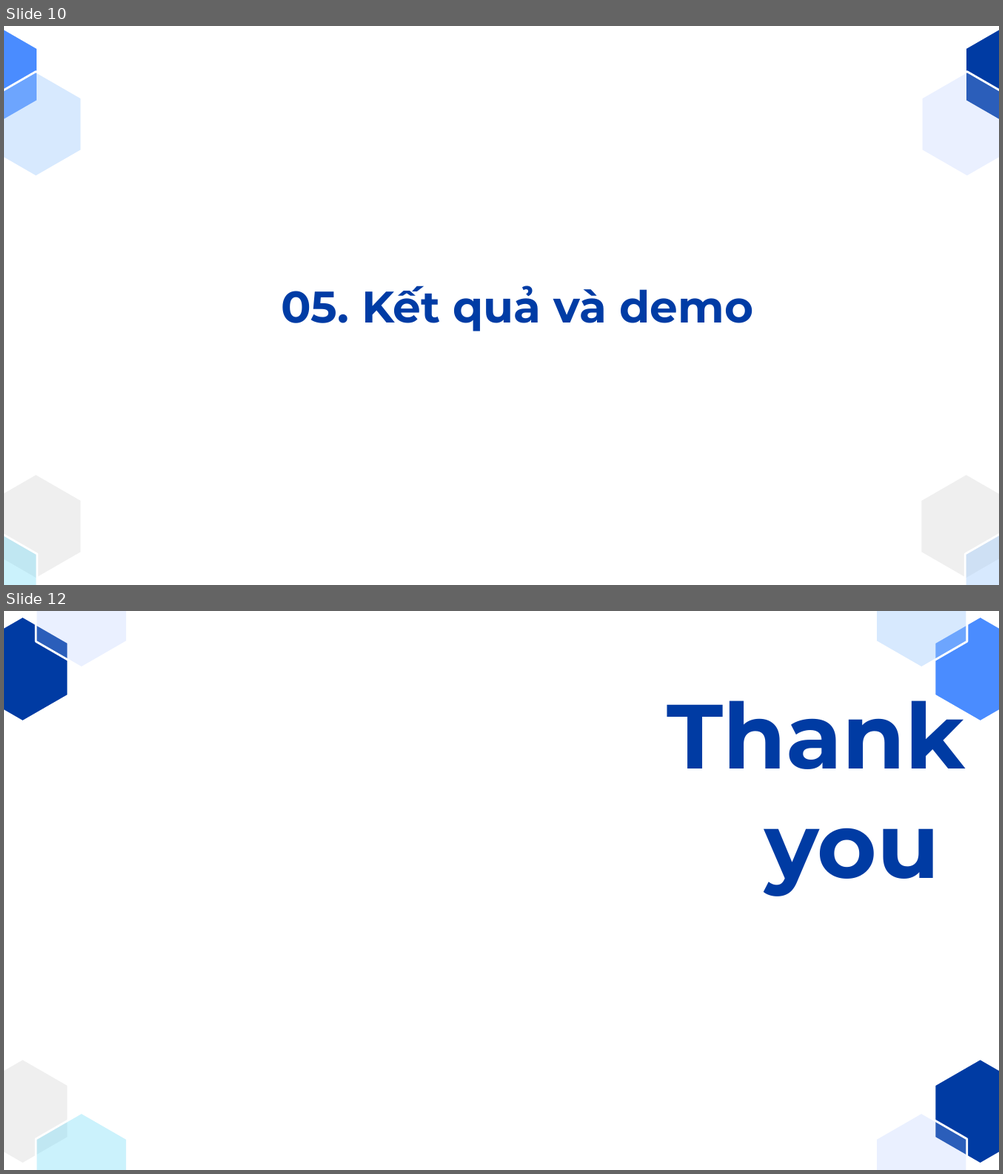
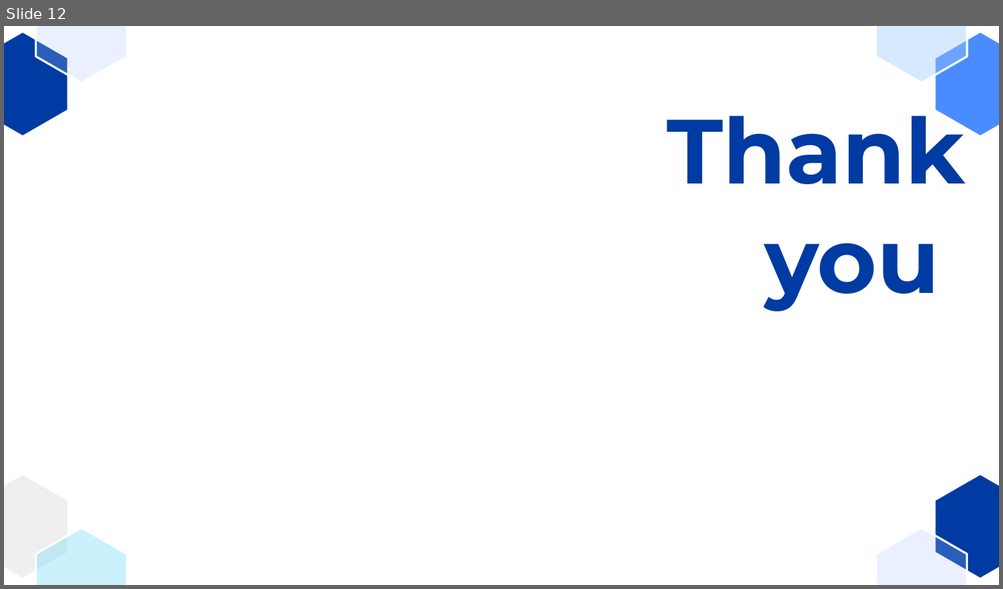
Before and after one commit to NguyenVanManh-AI/GeoModellingCK, a slide deck: SlideBaoCaoCuoiKi.pptx. Shown one above the other, each under a label of ours: slides 10 and 12 before the commit, slide 12 after it; the slides between them are not shown. The pictures are 1003x1174 and 1003x589 pixels, drawn with LibreOffice and Linux fonts; fonts in the diff are those of the drawing; background and template pictures are left out. Boxes give left, top, right and bottom in pixels: in the first picture for what was removed or moved away, otherwise in the second. Text is boxed around its words. In the diff, an @@ line names an element or a change of style, - is before the commit and + after.

```diff
--- a/SlideBaoCaoCuoiKi.pptx
+++ b/SlideBaoCaoCuoiKi.pptx
@@ slide 10 removed at bbox=[4, 26, 999, 585], background #FFFFFF @@
@@ group removed at bbox=[4, 26, 999, 585]: 8 freeform shapes @@
@@ text removed at bbox=[281, 286, 753, 332] @@
-05. Kết quả và demo
```
Also in this commit, not shown: 1 slide changed, 1 slide added, 5 other files.
